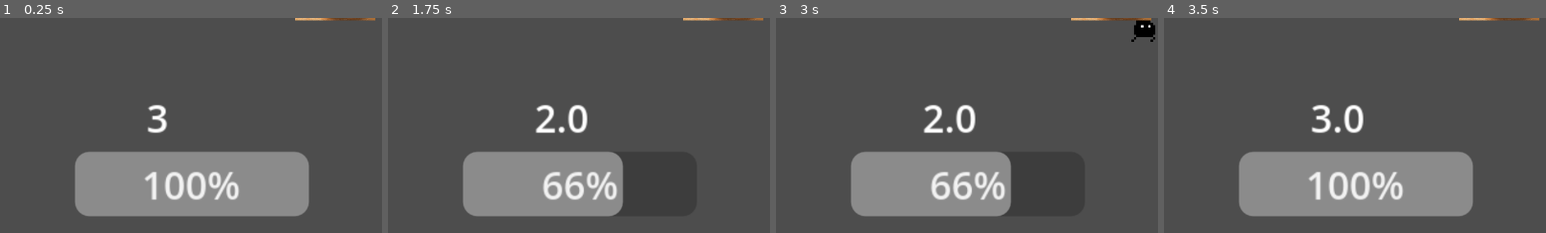
Above: before the commit, frames 1-4 (left to right).
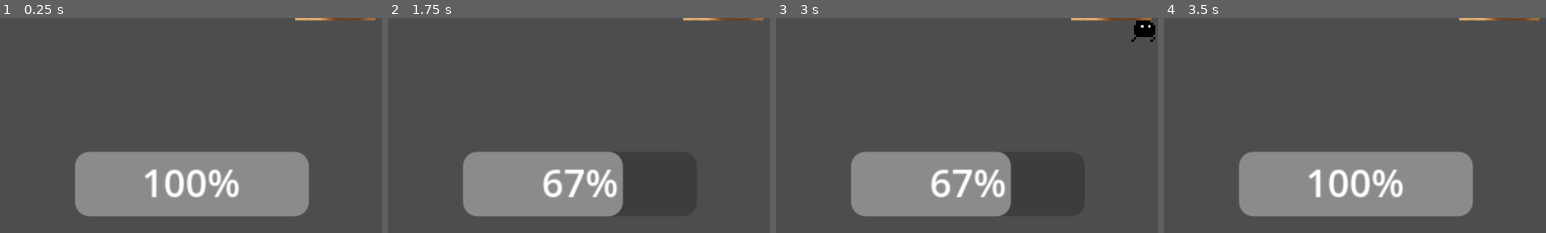
Above: after the commit, the same moments.

Repository: OAVideoGameDevelopment/Phoenix
Game: Godot game, scene res://Main.tscn
The game is run twice, just before and just after one commit, with the same random seed, the same clock (stepped at 60 frames per second) and the same inputs.
Inputs:
- Up to frame 1 (0.25 s): no input
- Up to frame 2 (1.75 s): tap Enter at 0.5 s; hold D (move_right) 0.53-1.28 s; tap Space at 1.25 s; hold S (move_down) from 1.28 s (still down)
- Up to frame 3 (3 s): release S (move_down) at 2.03 s; hold D (move_right) 2.03-2.78 s; hold W (move_up) from 2.78 s (still down)
- Up to frame 4 (3.5 s): keep holding W (move_up)
The pictures show only the part of the screen within x 26-76%, y 50-100%; the shares and areas given below are measured in that part.

The runs differ from the first frame. In frame 1, 1.5% of the frame differs, in the area x 37-63%, y 40-85%; in frame 2, 2.2%, in the area x 38-60%, y 40-85%; in frame 3, 2.2%; in frame 4, 2.0%.

Commit message:
Rounded Health Percent
Made it so that the healthbar percentage rounds to the nearest whole number :D

Diff:
--- a/Main.tscn
+++ b/Main.tscn
@@ -4,7 +4,7 @@
 [ext_resource type="Script" uid="uid://dw0yxse7nva8" path="res://Player/PlayerCharacterData.gd" id="2_r0du0"]
 [ext_resource type="PackedScene" uid="uid://b5yaa70qbh3li" path="res://Damage/Saw.tscn" id="3_cm0pq"]
 [ext_resource type="PackedScene" uid="uid://wqcuyddc0728" path="res://Heals/Heart.tscn" id="4_fos0i"]
-[ext_resource type="Script" uid="uid://btbo1qgfb7n2n" path="res://health_bar.gd" id="5_fos0i"]
+[ext_resource type="Script" uid="uid://btbo1qgfb7n2n" path="res://Player/health_bar.gd" id="5_fos0i"]
 
 [sub_resource type="Resource" id="Resource_cm0pq"]
 resource_local_to_scene = true
@@ -27,7 +27,7 @@
 
 [node name="CanvasLayer" type="CanvasLayer" parent="."]
 
-[node name="HealthBar" type="ProgressBar" parent="CanvasLayer" node_paths=PackedStringArray("label")]
+[node name="HealthBar" type="ProgressBar" parent="CanvasLayer"]
 anchors_preset = 7
 anchor_left = 0.5
 anchor_top = 1.0
@@ -39,12 +39,14 @@
 offset_bottom = -7.0
 grow_horizontal = 2
 grow_vertical = 0
+show_percentage = false
 script = ExtResource("5_fos0i")
-label = NodePath("Label")
 
 [node name="Label" type="Label" parent="CanvasLayer/HealthBar"]
 layout_mode = 1
 anchors_preset = -1
-offset_left = 30.0
-offset_top = -26.0
-offset_right = 83.0
+offset_left = 23.0
+offset_top = 1.0
+offset_right = 76.0
+offset_bottom = 27.0
+horizontal_alignment = 1
--- /dev/null
+++ b/Player/health_bar.gd
@@ -0,0 +1,20 @@
+extends ProgressBar
+@onready var label = $Label
+
+func _ready():
+	set_health_bar(value, max_value)
+
+func set_health_bar(health, maxHealth):
+	max_value = maxHealth
+	value = health
+
+	if label:
+		var percent = (float(value) / max_value) * 100
+		label.text = str(int(round(percent))) + "%"
+
+func change_health(newValue):
+	value += newValue
+
+	if label:
+		var percent = (float(value) / max_value) * 100
+		label.text = str(int(round(percent))) + "%"
--- a/health_bar.gd
+++ /dev/null
@@ -1,16 +0,0 @@
-extends ProgressBar
-
-@export var label : Label
-
-func set_health_bar(health, maxHealth):
-	max_value = maxHealth
-	value = health
-
-	if label:
-		label.text = str(health)
-
-func change_health(newValue):
-	value += newValue
-
-	if label:
-		label.text = str(value)
Renamed: health_bar.gd.uid -> Player/health_bar.gd.uid
